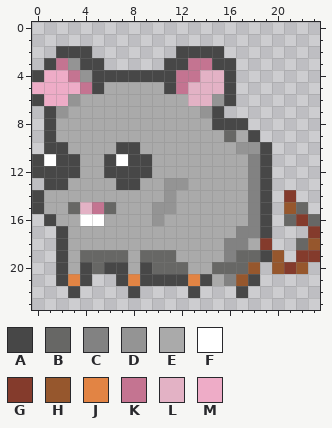
A pixel-art sprite gets an edit: img/mouseLeft.png. The picture above was drawn from the file before the commit.
The file is 24x24 pixels.
Palette (. is transparent): A #474747  B #676765  C #828282  D #949494  E #aaaaaa  F #ffffff  G #843b2c  H #96572d  J #e28444  K #c47491  L #e3b2c5  M #eeacc7
Pixels before, first column x 0:
 2 ..AAA.......AAAA........
 3 .AKDAA.....AAKKAA.......
 4 AMMKDAAAAAAAKKLLA.......
 5 MMMMKAEEEEEAKLLLA.......
 6 AMMDEEEEEEEEELLDA.......
 7 .ADEEEEEEEEEEEDA........
 8 .AEEEEEEEEEEEEEAAA......
 9 .AEEEEEEEEEEEEEEBEA.....
10 .AAEEEEAAEEEEEEEEDDA....
11 AFAAEEAFAAEEEEEEEECA....
12 AAAAEEAAAAEEEEEEEECA....
13 .AAEEEEAAEEDDEEEEECA....
14 AEEEEEEEEEEDEEEEEECA.G..
15 AEEBLKBEEEDDEEEEEECA.HB.
16 .AEEFFEEEEDEEEEEEECA.BGB
17 ..AEEEEEEEEEEEEEECCA...G
18 ..AEEEEEEEEEEEEECCEG..BH
19 ..AEBBBBEBBBEEEECBBAH.GG
20 ..AEABAAEABBBEEBBBH.HGH.
21 ..AJA..AJAAAAJAECHA.....
22 ...A....A....A...A......
After:
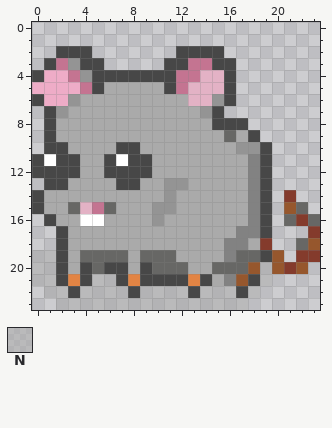
Colours new in this view: N #aaaaaa8c
Change:
Changed rows in their new state; - is an unchanged pixel.
first column x 0:
19 NN------------------
20 NN-----------------N
21 NN---NN------------N
22 -NN-NNNN-NNNN-NNN-N-
23 --NNNNNNNNNNNNNNNN--
Boxes around the changes in both pictures, in picture pixels (x1, y1, x2, y2):
added: (32, 250, 272, 310)
